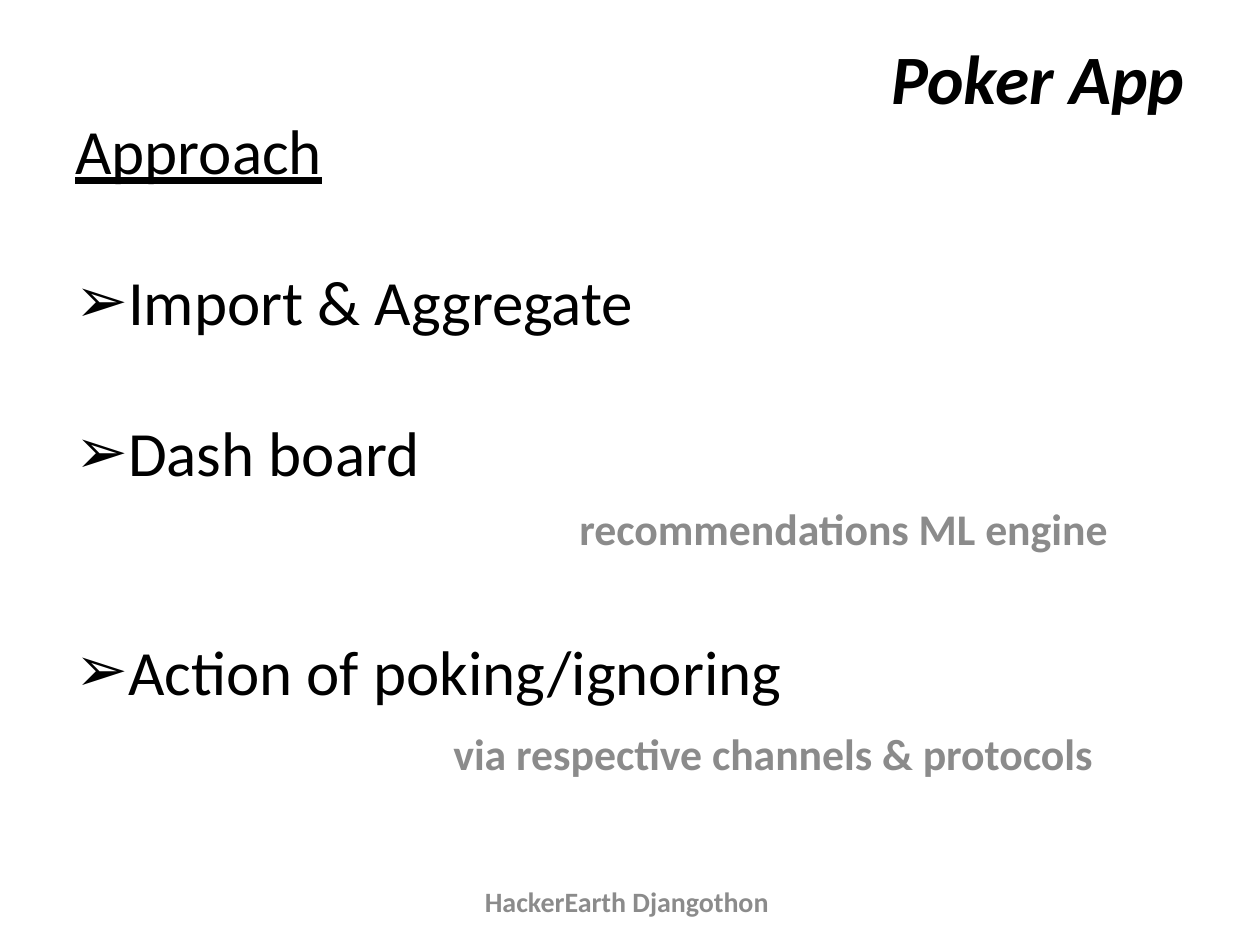
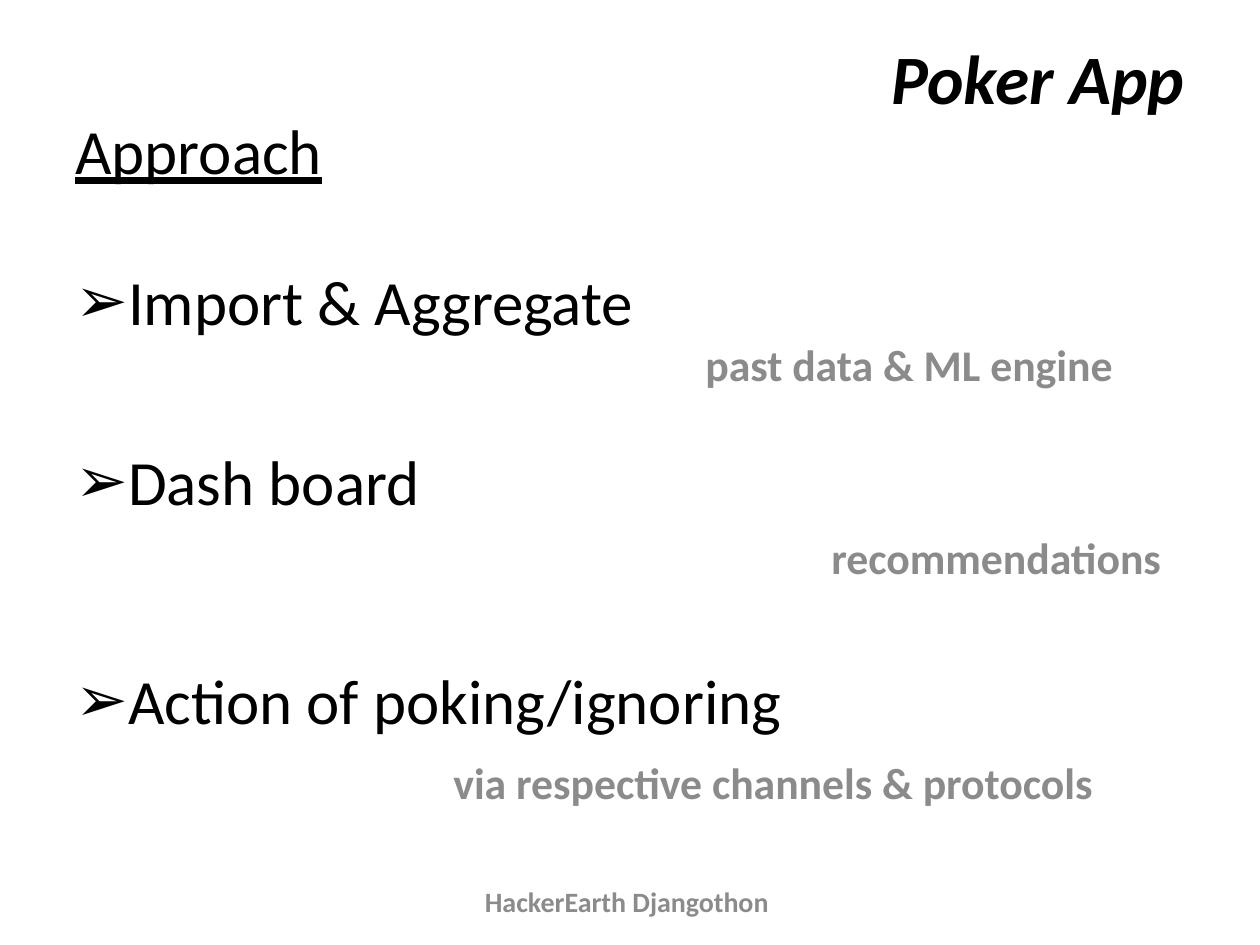
Before and after one commit to djangothon/Poker, a slide deck: slide 3 of PokerJoker.pptx. Drawn at 1260x945 pixels with LibreOffice and Linux fonts; fonts in the diff are those of the drawing. Boxes give left, top, right and bottom in pixels: in the first picture for what was removed or moved away, otherwise in the second. Text is boxed around its words. In the diff, an @@ line names an element or a change of style, - is before the commit and + after.

```diff
--- a/PokerJoker.pptx
+++ b/PokerJoker.pptx
@@ text at [705, 350, 1112, 389]: paragraph added @@
+past data & ML engine
@@ text at [831, 543, 1161, 574]: text changed @@
-recommendations ML engine
+recommendations
```
Also in this commit, not shown: 2 other slides changed, 1 other file.
